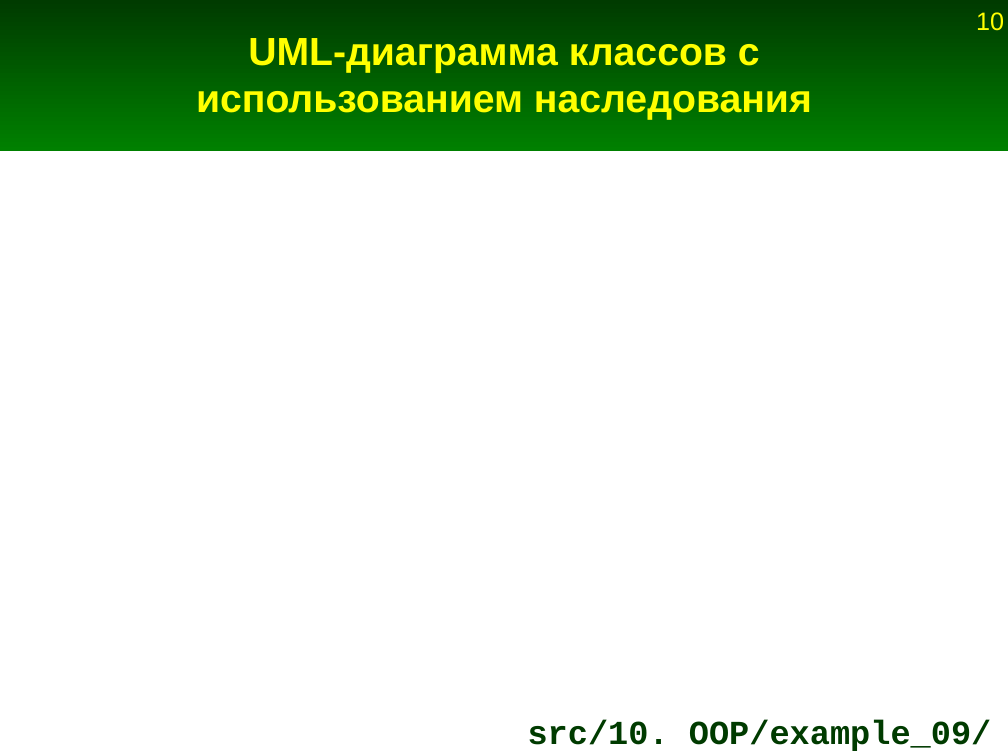
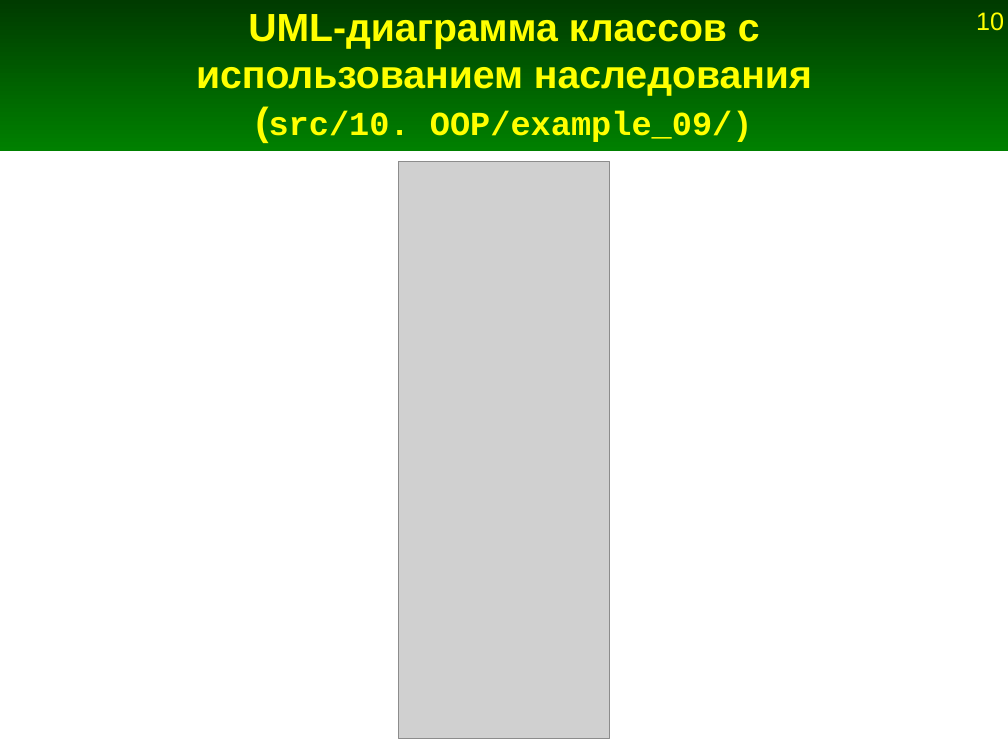
Before and after one commit to Jenyay/modelling, a slide deck: slide 10 of python language/presentations/12. OOP.odp. Drawn at 1008x756 pixels with LibreOffice and Linux fonts; fonts in the diff are those of the drawing; grey boxes stand for pictures. Boxes give left, top, right and bottom in pixels: in the first picture for what was removed or moved away, otherwise in the second. Text is boxed around its words. In the diff, an @@ line names an element or a change of style, - is before the commit and + after.

```diff
--- a/python language/presentations/12. OOP.odp
+++ b/python language/presentations/12. OOP.odp
@@ title at [196,14,812,142]: text changed @@
-UML-диаграмма классов с использованием наследования
+UML-диаграмма классов с использованием наследования
+(src/10. OOP/example_09/)
@@ picture added at [398,161,609,739] @@
@@ title removed at [528,719,992,751] @@
-src/10. OOP/example_09/
```
Also in this commit, not shown: 5 other slides changed.
